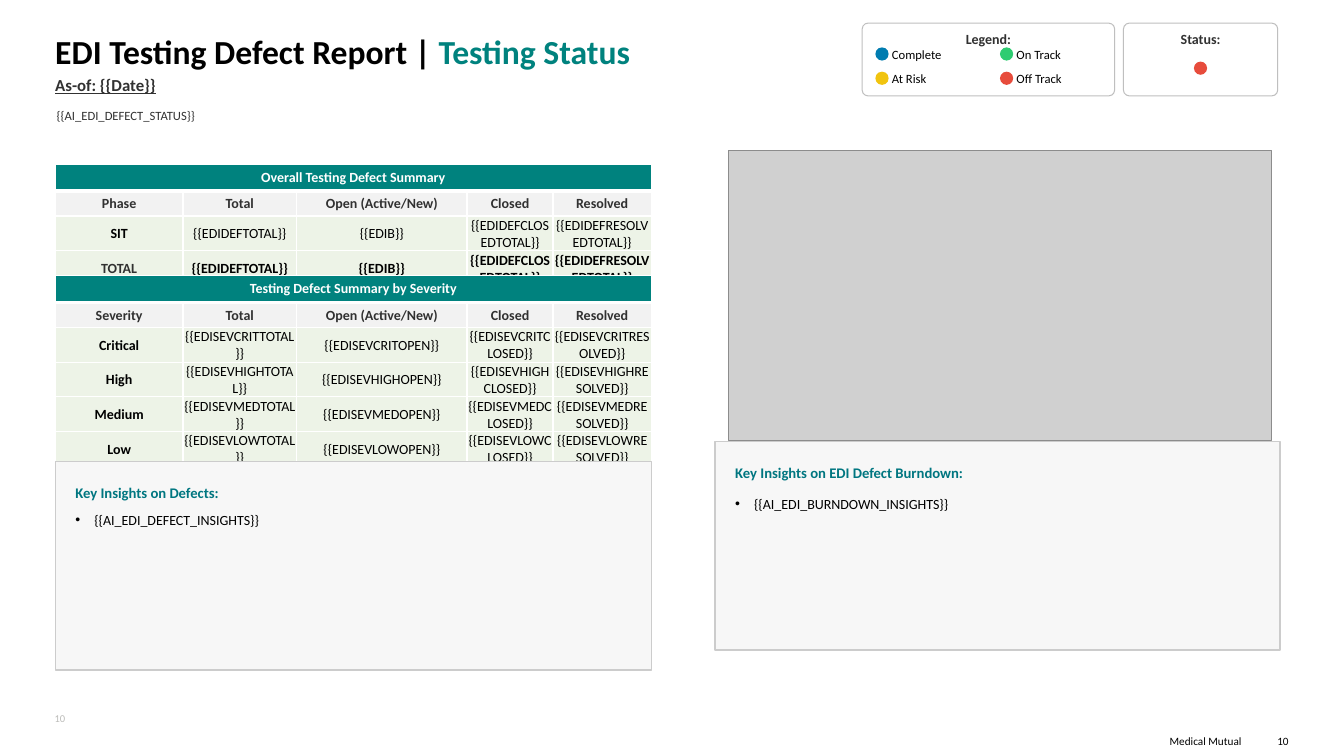
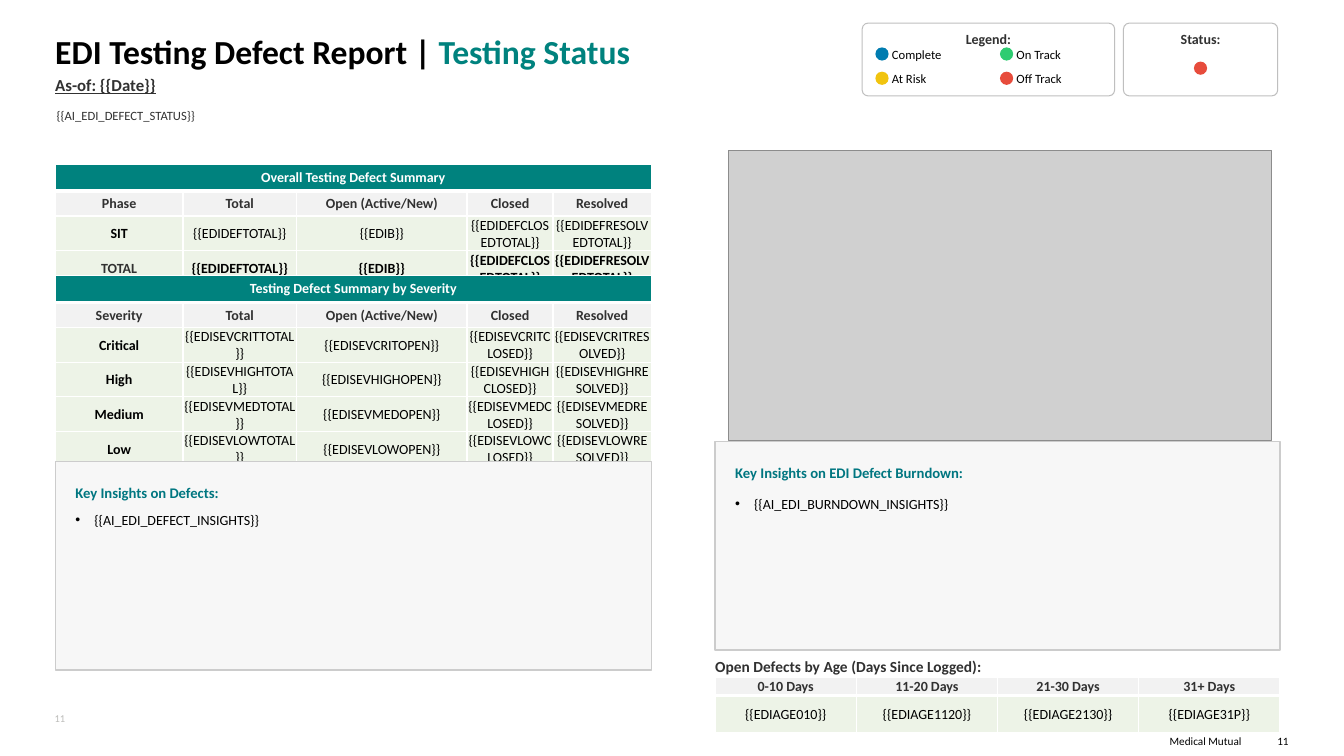
Before and after one commit to sgandhi3/Project-Management-Reporting, a slide deck: slide 11 of MMO_Report_Template.pptx (slide 10 before the commit). Drawn at 1344x756 pixels with LibreOffice and Linux fonts; fonts in the diff are those of the drawing; grey boxes stand for pictures; background and template pictures are left out. Boxes give left, top, right and bottom in pixels: in the first picture for what was removed or moved away, otherwise in the second. Text is boxed around its words. In the diff, an @@ line names an element or a change of style, - is before the commit and + after.

```diff
--- a/MMO_Report_Template.pptx
+++ b/MMO_Report_Template.pptx
@@ text added at (x1=715, y1=660, x2=981, y2=675), 11 pt, text #313131, bold @@
+Open Defects by Age (Days Since Logged):
@@ table added at (x1=715, y1=678, x2=1279, y2=728), 2 rows, 4 columns @@
+0-10 Days | 11-20 Days | 21-30 Days | 31+ Days
+{{EDIAGE010}} | {{EDIAGE1120}} | {{EDIAGE2130}} | {{EDIAGE31P}}
@@ page number at (x1=55, y1=715, x2=66, y2=722): text changed @@
-10
+11
@@ page number at (x1=1277, y1=737, x2=1288, y2=745): text changed @@
-10
+11
```
Also in this commit, not shown: 3 other slides changed, 1 slide added, 7 other files.
